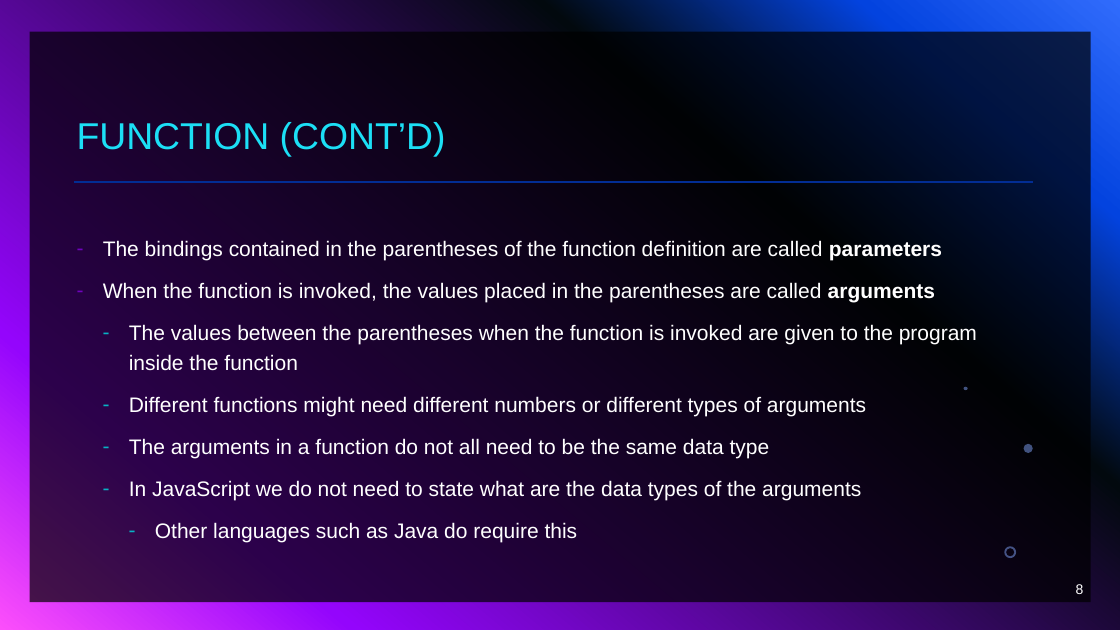
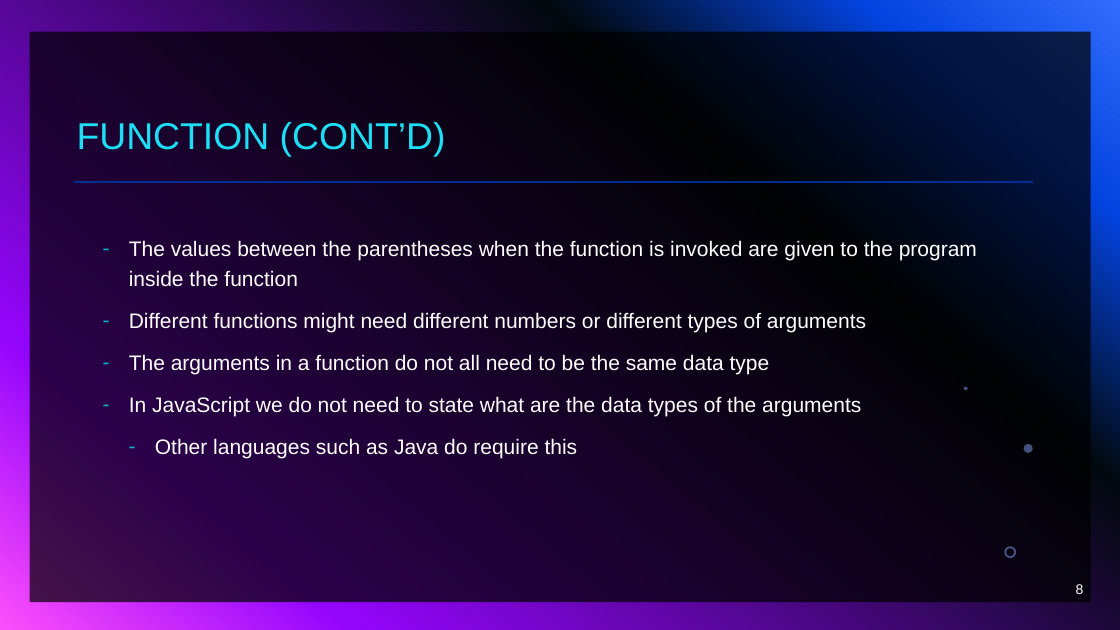
Before and after one commit to dtarvin/JavaScript-Class, a slide deck: slide 8 of slides for class/my slides/Expressions and Statements.pptx. Drawn at 1120x630 pixels with LibreOffice and Linux fonts; fonts in the diff are those of the drawing. Boxes give left, top, right and bottom in pixels: in the first picture for what was removed or moved away, otherwise in the second. Text is boxed around its words. In the diff, an @@ line names an element or a change of style, - is before the commit and + after.

```diff
--- a/slides for class/my slides/Expressions and Statements.pptx
+++ b/slides for class/my slides/Expressions and Statements.pptx
@@ text at (103,240,942,303): paragraphs removed @@
-– The bindings contained in the parentheses of the function definition are called parameters
-– When the function is invoked, the values placed in the parentheses are called arguments
```
Also in this commit, not shown: 5 other slides changed, 45 other files.
